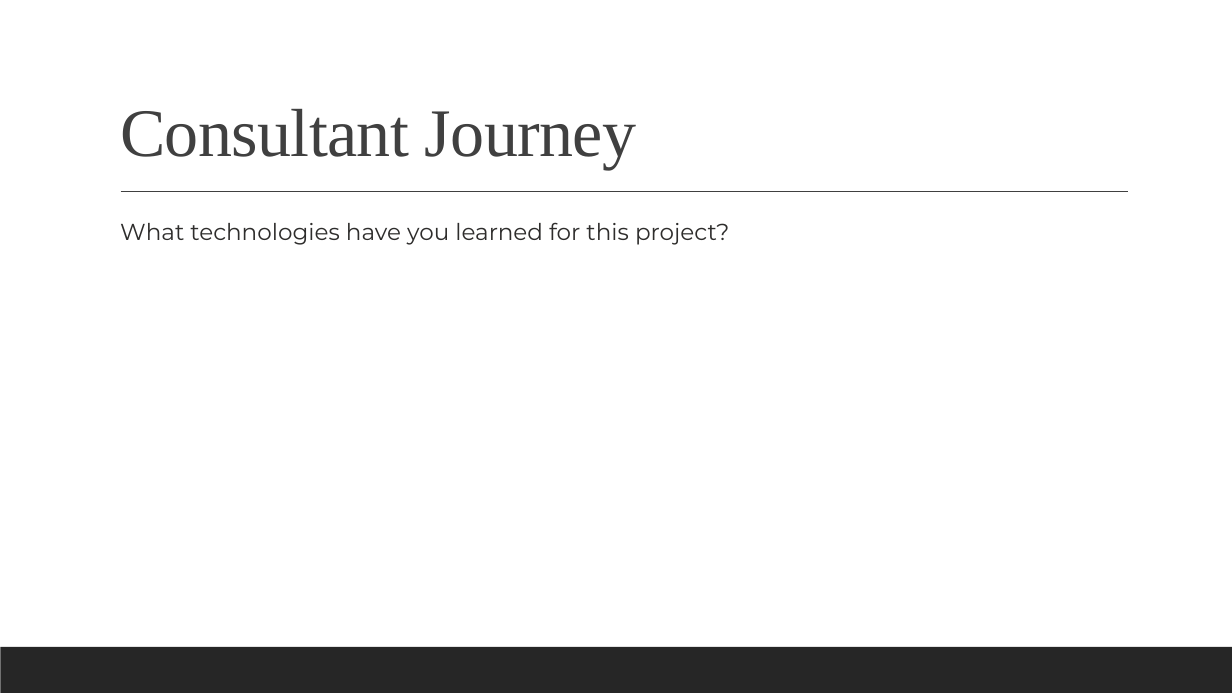
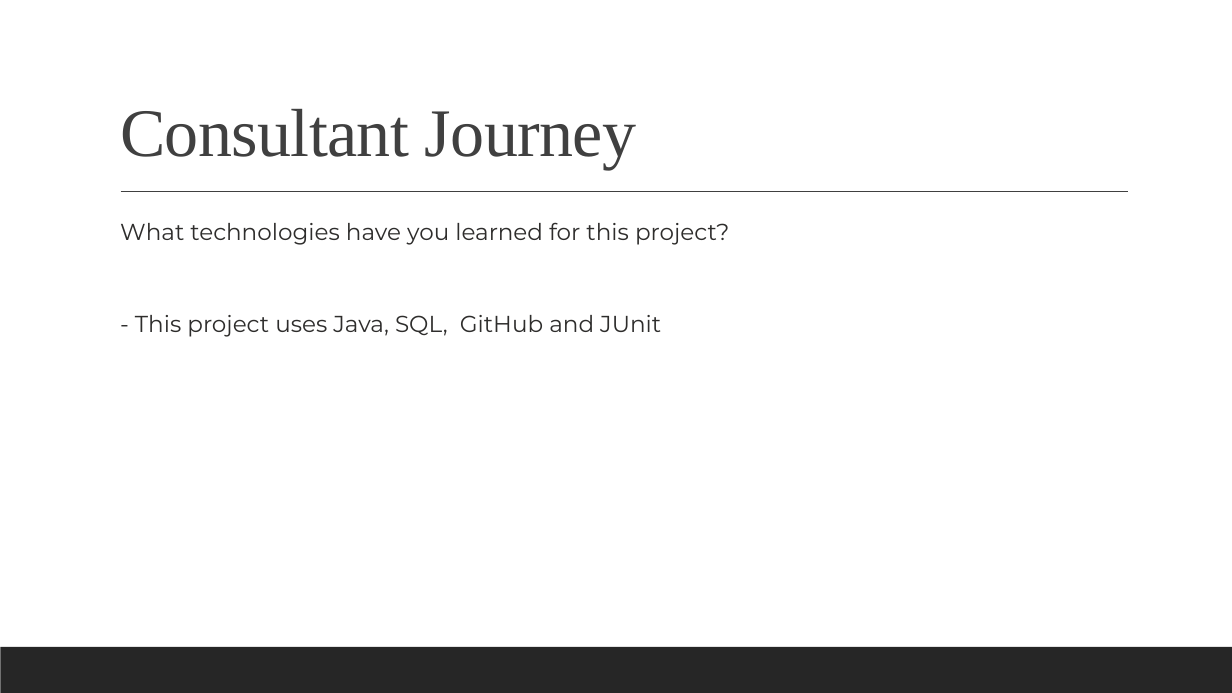
Before and after one commit to jadewfoster/IMS-22JulyEnable3, a slide deck: slide 4 of documentation/Fundamental Project (IMS) Presentation.pptx (slide 3 before the commit). Drawn at 1232x693 pixels with LibreOffice and Linux fonts; fonts in the diff are those of the drawing. Boxes give left, top, right and bottom in pixels: in the first picture for what was removed or moved away, otherwise in the second. Text is boxed around its words. In the diff, an @@ line names an element or a change of style, - is before the commit and + after.

```diff
--- a/documentation/Fundamental Project (IMS) Presentation.pptx
+++ b/documentation/Fundamental Project (IMS) Presentation.pptx
@@ text at (135, 315, 661, 337): paragraph added @@
+  - This project uses Java, SQL, GitHub and JUnit
```
Also in this commit, not shown: 2 other slides changed, 1 slide added, 11 other files.
